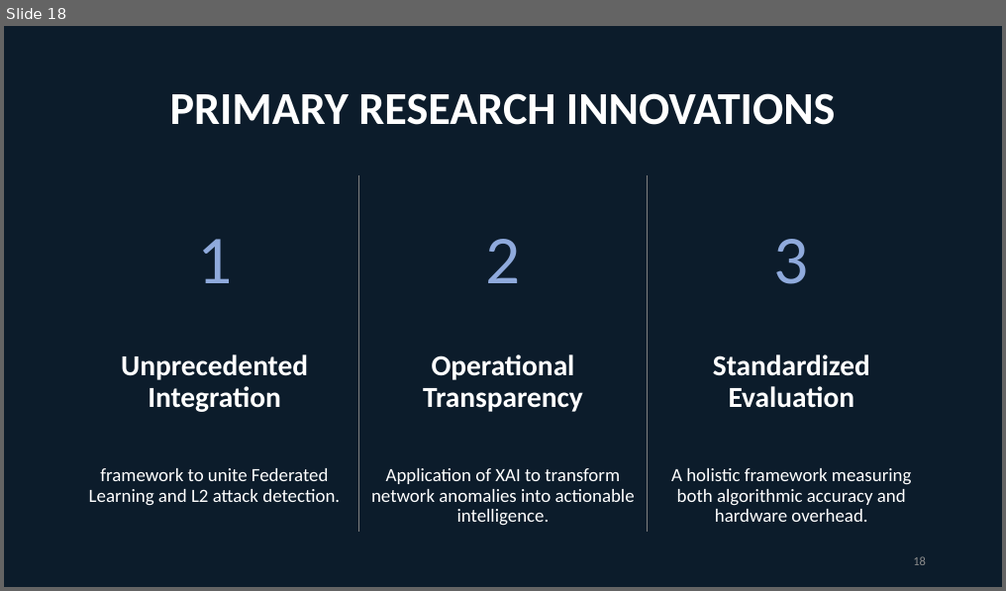
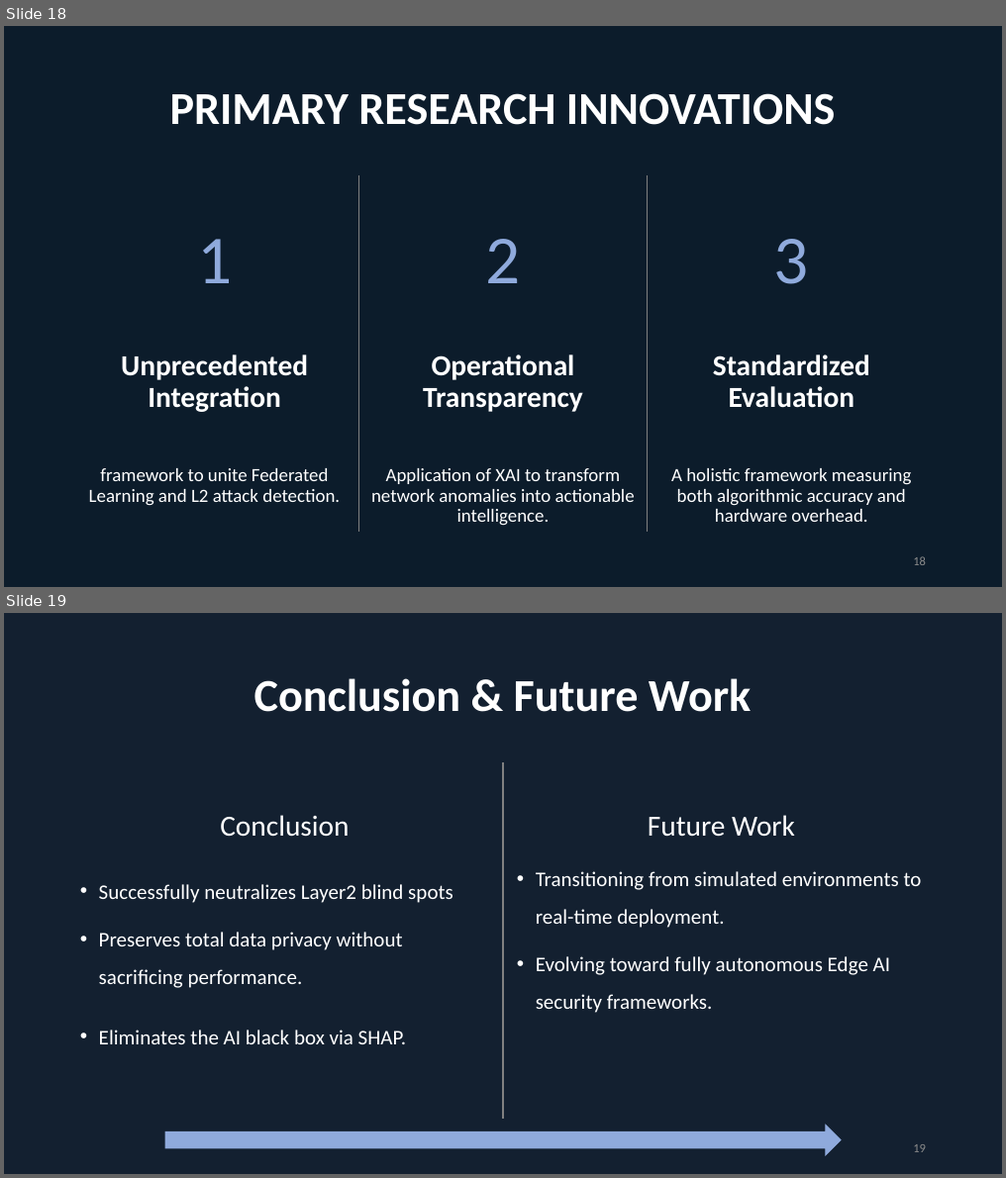
Before and after one commit to ghasemizade/research-gate, a slide deck: proposal-present-slides.pptx. Shown one above the other, each under a label of ours: slide 18 before the commit, slides 18 and 19 after it. The pictures are 1006x591 and 1006x1178 pixels, drawn with LibreOffice and Linux fonts; fonts in the diff are those of the drawing. Boxes give left, top, right and bottom in pixels: in the first picture for what was removed or moved away, otherwise in the second. Text is boxed around its words. In the diff, an @@ line names an element or a change of style, - is before the commit and + after.

```diff
--- a/proposal-present-slides.pptx
+++ b/proposal-present-slides.pptx
@@ slide 19 added at (x1=4, y1=613, x2=1002, y2=1174), background #FFFFFF @@
@@ rectangle added at (x1=4, y1=613, x2=1002, y2=1174), fill #132030 @@
@@ title added at (x1=254, y1=678, x2=750, y2=712), 44 pt, text #FFFFFF, bold @@
+Conclusion & Future Work
@@ line added from (503, 762) to (503, 1119), #808080 1.5 pt @@
@@ text added at (x1=99, y1=815, x2=453, y2=1045), 20 pt, text #FFFFFF @@
+Conclusion
+• Successfully neutralizes Layer2 blind spots
+• Preserves total data privacy without sacrificing performance.
+• Eliminates the AI black box via SHAP.
@@ text added at (x1=536, y1=815, x2=922, y2=1013), 20 pt, text #FFFFFF @@
+Future Work
+• Transitioning from simulated environments to real-time deployment.
+• Evolving toward fully autonomous Edge AI security frameworks.
@@ right arrow added at (x1=165, y1=1126, x2=841, y2=1156), fill #8FAADC, outline #8FAADC 1 pt @@
@@ page number added at (x1=913, y1=1145, x2=926, y2=1153), 12 pt, text #8C8C8C @@
+19
```
Also in this commit, not shown: 2 slides changed, 1 other file.
